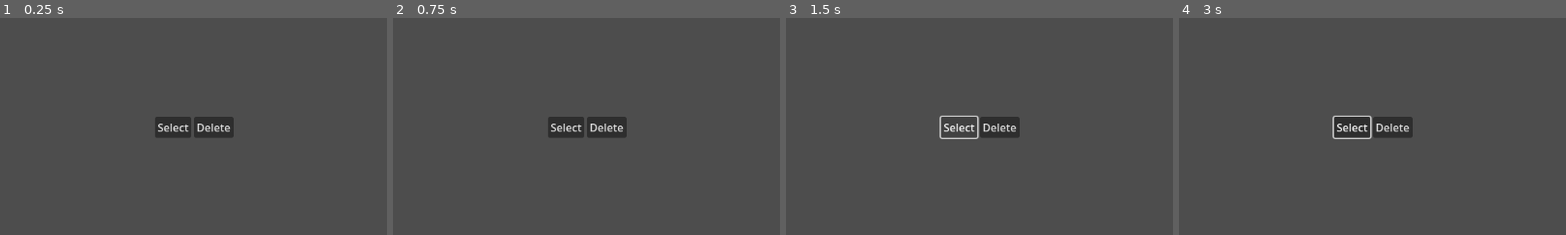
Above: before the commit, frames 1-4 (left to right).
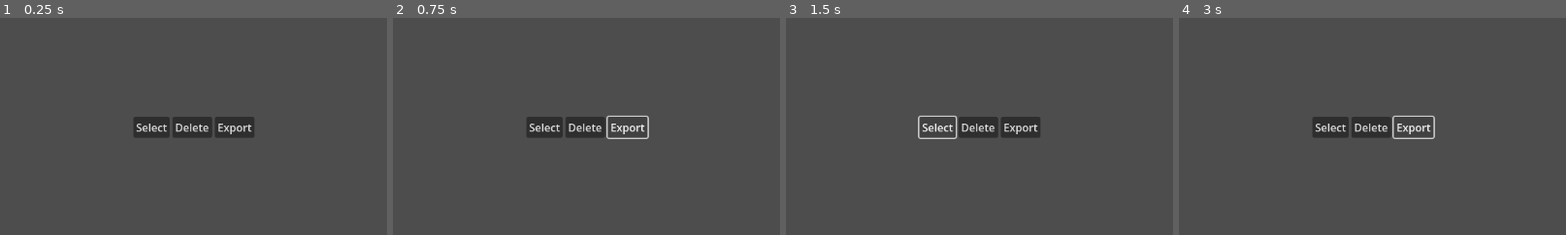
Above: after the commit, the same moments.

Repository: niel/DungeonPlanner
Game: Godot game, scene res://Scenes/UI/MainMenu/RecentSceneItem.tscn
The game is run twice, just before and just after one commit, with the same random seed, the same clock (stepped at 60 frames per second) and the same inputs. This scene is started directly instead of the project's main scene.
Inputs (mouse positions are % of the whole screen's width and height, from its top left):
- Up to frame 1 (0.25 s): no input
- Up to frame 2 (0.75 s): click (56, 50) at 0.5 s, where only the run after the commit has a clickable "Export"
- Up to frame 3 (1.5 s): click "Select" at 1.25 s
- Up to frame 4 (3 s): click "Select" at 2 s; click (56, 50) at 2.75 s, where only the run after the commit has a clickable "Export"
The pictures show only the part of the screen within x 25-75%, y 25-75%; the shares and areas given below are measured in that part.

The runs differ from the first frame. In frame 1, 1.5% of the frame differs, in the area x 34-66%, y 45-55%; in frame 2, 1.4%; in frame 3, 1.4%; in frame 4, 1.5%.

Commit message:
Add scene export button

Diff:
--- a/Scenes/UI/MainMenu/MainMenu.tscn
+++ b/Scenes/UI/MainMenu/MainMenu.tscn
@@ -74,9 +74,16 @@
 filters = PackedStringArray("*.json")
 use_native_dialog = true
 
+[node name="ExportDestinationSelectDialog" type="FileDialog" parent="."]
+unique_name_in_owner = true
+access = 2
+filters = PackedStringArray("*.json")
+use_native_dialog = true
+
 [connection signal="pressed" from="HBoxContainer/Tile sets/Import tiles" to="." method="import_set_pressed"]
 [connection signal="pressed" from="HBoxContainer/LoadScene/SceneButtons/New Scene" to="." method="on_new_scene"]
 [connection signal="pressed" from="HBoxContainer/LoadScene/SceneButtons/Import" to="." method="_on_import_scene_pressed"]
 [connection signal="confirmed" from="ConfirmationDialog" to="." method="delete_scene_confirmed"]
 [connection signal="set_imported" from="ImportTileSet" to="." method="update_imported_sets"]
 [connection signal="file_selected" from="SceneImportDialog" to="." method="_on_scene_import_dialog_file_selected"]
+[connection signal="file_selected" from="ExportDestinationSelectDialog" to="." method="export_scene_at_path"]
--- a/Scenes/UI/MainMenu/RecentSceneItem.gd
+++ b/Scenes/UI/MainMenu/RecentSceneItem.gd
@@ -1,6 +1,7 @@
 extends HBoxContainer
 
 signal delete_pressed
+signal export_pressed
 signal select_pressed
 
 func setText(text: String):
@@ -9,5 +10,8 @@
 func forward_delete_pressed():
   delete_pressed.emit()
 
+func forward_export_pressed():
+  export_pressed.emit()
+
 func forward_select_pressed():
   select_pressed.emit()
--- a/Scenes/UI/MainMenu/RecentSceneItem.tscn
+++ b/Scenes/UI/MainMenu/RecentSceneItem.tscn
@@ -31,5 +31,11 @@
 layout_mode = 2
 text = "Delete"
 
+[node name="Export" type="Button" parent="."]
+layout_mode = 2
+text = "Export
+"
+
 [connection signal="pressed" from="Select" to="." method="forward_select_pressed"]
 [connection signal="pressed" from="Delete" to="." method="forward_delete_pressed"]
+[connection signal="pressed" from="Export" to="." method="forward_export_pressed"]
--- a/Scripts/Data/SaveManager.gd
+++ b/Scripts/Data/SaveManager.gd
@@ -53,3 +53,6 @@
   var localPath = savedScenesPath + file_name + ".json"
   OS.move_to_trash(ProjectSettings.globalize_path(localPath))
   sceneNames.erase(file_name)
+
+func get_scene_path(file_name: String) -> String:
+  return savedScenesPath + file_name + ".json"
--- a/Scripts/UI/MainMenu.gd
+++ b/Scripts/UI/MainMenu.gd
@@ -6,6 +6,8 @@
 
 @onready var confirmationDialog: ConfirmationDialog = $ConfirmationDialog
 var confirmationDialogTarget: String
+@onready var exportDestinationSelectDialog: FileDialog = $ExportDestinationSelectDialog
+var exportSceneName: String = ""
 @onready var importedSetsContainer: VBoxContainer = $%ImportedSets
 @onready var importSet: MarginContainer = $%ImportTileSet
 @onready var recentScenesContainer: VBoxContainer = $%RecentScenes
@@ -26,6 +28,7 @@
     var button = ui_recent_scene_item.instantiate()
     button.setText(scene)
     button.select_pressed.connect(load_recent_scene.bind(scene))
+    button.export_pressed.connect(export_recent_scene.bind(scene))
     button.delete_pressed.connect(delete_recent_scene.bind(scene))
     recentScenesContainer.add_child(button)
 
@@ -45,6 +48,25 @@
   var sceneData = saveManager.load_scene_from_user(scene_name)
   SceneContext.get_instance(self).currentScene = sceneData
   change_to_planning_scene()
+
+func export_recent_scene(scene_name: String):
+  exportSceneName = scene_name
+  exportDestinationSelectDialog.popup_centered()
+
+func export_scene_at_path(export_path: String):
+  print("Tested, exporting scene to: ", export_path)
+  var scenePath = saveManager.get_scene_path(exportSceneName)
+  var file = FileAccess.open(scenePath, FileAccess.READ)
+  var exportFile = FileAccess.open(export_path, FileAccess.WRITE)
+  if file == null:
+    print("Error opening scene file.")
+    return
+  if exportFile == null:
+    print("Error opening export file.")
+    return
+  exportFile.store_string(file.get_as_text())
+  exportFile.close()
+  file.close()
 
 func delete_recent_scene(scene_name: String):
   confirmationDialogTarget = scene_name
